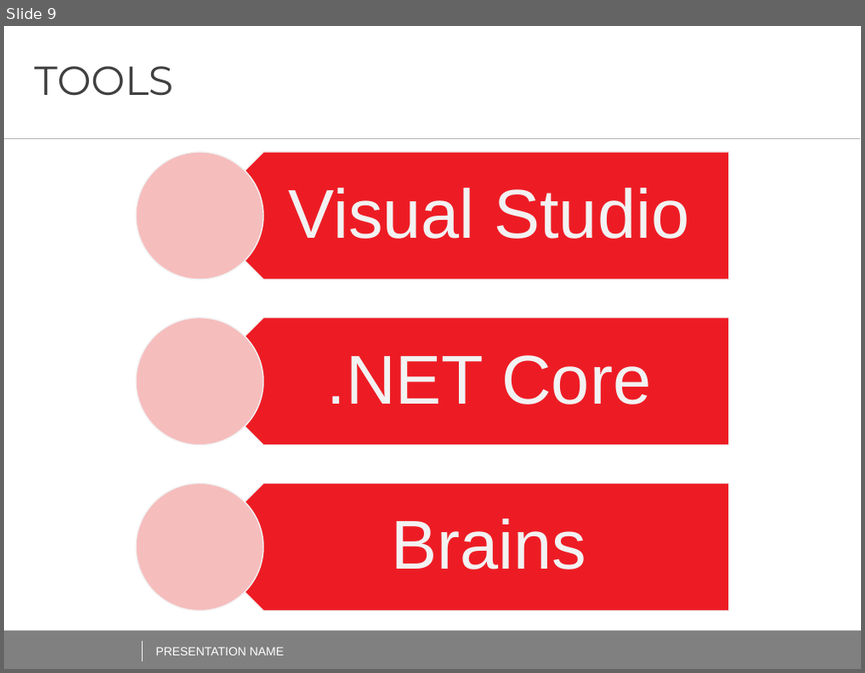
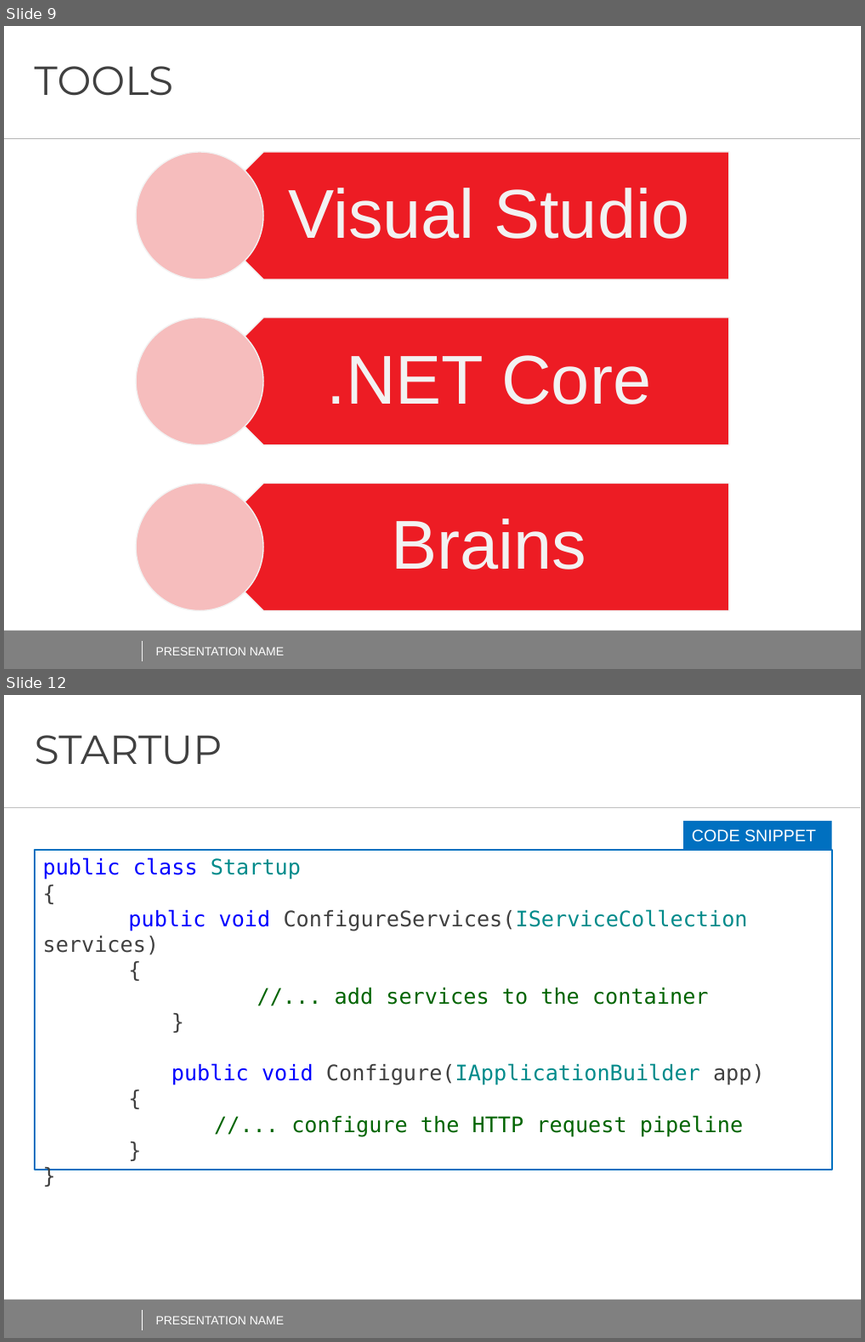
Before and after one commit to AndreiShenets/ASP.NET-Lectures, a slide deck: docs/ASP.NET CORE - iTechArt 2018.pptx. Shown one above the other, each under a label of ours: slide 9 before the commit, slides 9 and 12 after it; the slides between them are not shown. The pictures are 865x673 and 865x1342 pixels, drawn with LibreOffice and Linux fonts; fonts in the diff are those of the drawing; background and template pictures are left out. Boxes give left, top, right and bottom in pixels: in the first picture for what was removed or moved away, otherwise in the second. Text is boxed around its words. In the diff, an @@ line names an element or a change of style, - is before the commit and + after.

```diff
--- a/docs/ASP.NET CORE - iTechArt 2018.pptx
+++ b/docs/ASP.NET CORE - iTechArt 2018.pptx
@@ slide 12 added at [4,695,861,1338], background #FFFFFF; not listed: 2 template elements that a slide beside it also shows @@
@@ title added at [35,735,222,765], 34 pt, text #404040 @@
+STARTUP
@@ line added from (4, 807) to (860, 807), #BFBFBF 0.5 pt @@
@@ rectangle added at [683,821,832,850], fill #0070C0, 14 pt, text #FFFFFF @@
+CODE SNIPPET
@@ rectangle added at [34,849,831,1169], fill #FFFFFF, outline #0070C0 1.5 pt, 18 pt, text #006400 @@
+public class Startup
+{
+public void ConfigureServices(IServiceCollection services)
+{
+  //... add services to the container
+  }
+  public void Configure(IApplicationBuilder app)
+{
+//... configure the HTTP request pipeline
+}
+}
@@ line added from (142, 1310) to (142, 1330), #FFFFFF 0.5 pt @@
@@ text added at [156,1315,284,1324], 10 pt, text #FFFFFF @@
+PRESENTATION NAME
```
Also in this commit, not shown: 1 slide changed, 12 other slides added.
